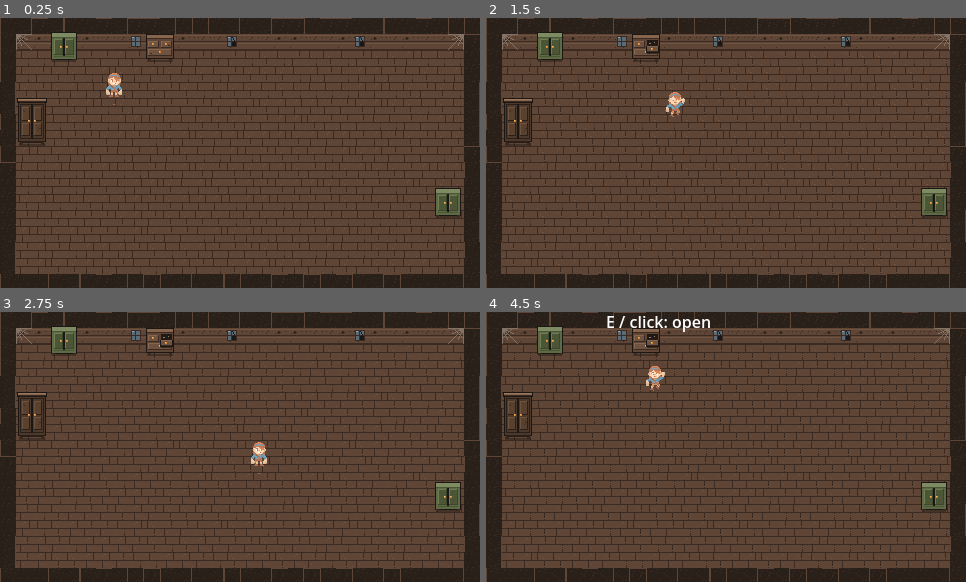
Above: before the commit, frames 1-4 (two rows, left to right).
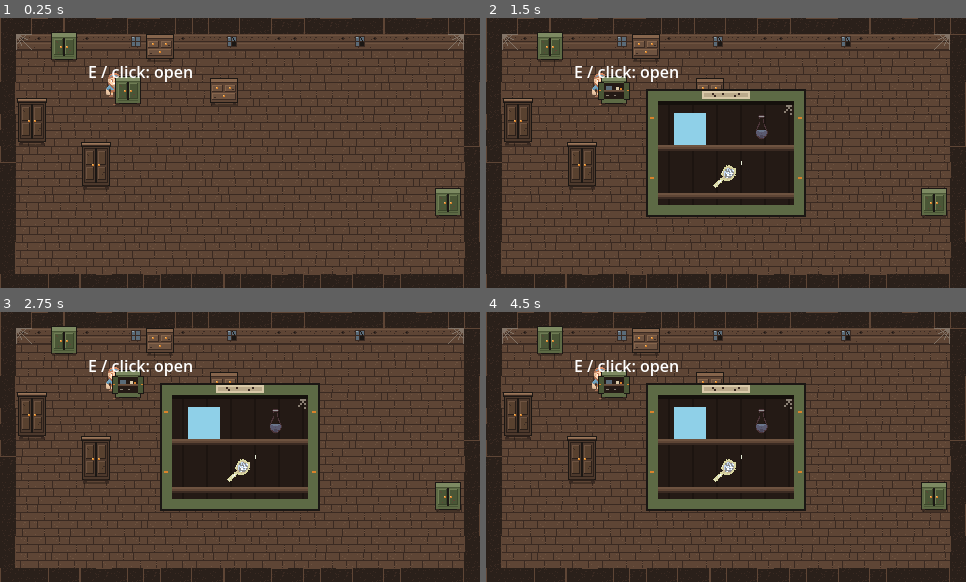
Above: after the commit, the same moments.

Repository: daize16/five-to-survive
Game: Godot game, scene res://main.tscn
The game is run twice, just before and just after one commit, with the same random seed, the same clock (stepped at 60 frames per second) and the same inputs.
Inputs (mouse positions are in pixels of both pictures, inside the frame that each line leads up to):
- Up to frame 1 (0.25 s): no input
- Up to frame 2 (1.5 s): tap Enter at 0.5 s; move the mouse to (831, 139) at 0.52 s; hold Right (walk_right) 0.53-1.28 s; hold E (interact) 0.53-1.28 s; click (831, 139) at 0.67 s; move the mouse to (630, 166) at 1.27 s; hold Down (walk_down) from 1.28 s (still down); tap E (interact) at 1.35 s
- Up to frame 3 (2.75 s): move the mouse to (288, 387) at 2.02 s; release Down (walk_down) at 2.03 s; hold Right (walk_right) from 2.03 s (still down); hold E (interact) from 2.03 s (still down)
- Up to frame 4 (4.5 s): move the mouse to (702, 501) at 2.77 s; release Right (walk_right) at 2.78 s; release E (interact) at 2.78 s; hold Up (walk_up) 2.78-3.53 s; tap E (interact) at 2.85, 4.35 s; click (702, 501) at 2.92 s; move the mouse to (870, 487) at 3.52 s; hold E (interact) 3.53-4.28 s; hold Left (walk_left) from 3.53 s (still down); move the mouse to (582, 406) at 4.27 s

The runs differ from the first frame. In frame 1, 1.6% of the frame differs, in the area x 16-50%, y 17-64%; in frame 2, 15%; in frame 3, 15%; in frame 4, 16%, in the area x 16-67%, y 1-74%.
Error before the commit: Cannot call method 'add_child' on a null value. (res://scripts/main.gd:22)

Commit message:
Ingredient import fixed

Diff:
--- a/new-game-project/scripts/ingredients_db.gd
+++ b/new-game-project/scripts/ingredients_db.gd
@@ -2,16 +2,16 @@
 
 # id -> display name + placeholder colour
 const DATA := {
-	"frog_legs":        {"name": "Frog's legs",       "color": Color("7d8a4e")},
-	"spider_silk":      {"name": "Spider silk",       "color": Color("d8d2c4")},
-	"bat_wings":        {"name": "Bat wings",         "color": Color("4a3b52")},
-	"beeswax":          {"name": "Beeswax",           "color": Color("d9a42b")},
-	"eye_of_newt":      {"name": "Eye of newt",       "color": Color("c4b45a")},
-	"widows_tears":     {"name": "Tears of a widow",  "color": Color("5a8fb0")},
-	"shattered_mirror": {"name": "Shattered mirror",  "color": Color("a9b4bc")},
-	"crushed_beetles":  {"name": "Crushed beetles",   "color": Color("3a2a22")},
-	"raven_feather":    {"name": "Raven feather",     "color": Color("1b1714")},
-	"frozen_flame":     {"name": "Frozen flame",      "color": Color("8fd0e8")},
+	#"frog_legs":        {"name": "Frog's legs",       "color": Color("7d8a4e")},
+	#"spider_silk":      {"name": "Spider silk",       "color": Color("d8d2c4")},
+	#"bat_wings":        {"name": "Bat wings",         "color": Color("4a3b52")},
+	#"beeswax":          {"name": "Beeswax",           "color": Color("d9a42b")},
+	#"eye_of_newt":      {"name": "Eye of newt",       "color": Color("c4b45a")},
+	"widows_tears":     {"name": "Tears of a Widow",  "color": Color("5a8fb0")},
+	"shattered_mirror": {"name": "Shattered Mirror",  "color": Color("a9b4bc")},
+	"crushed_beetles":  {"name": "Crushed Beetles",   "color": Color("3a2a22")},
+	"raven_feather":    {"name": "Raven Feather",     "color": Color("1b1714")},
+	"frozen_flame":     {"name": "Frozen Flame",      "color": Color("8fd0e8")},
 }
 
 var _cache := {}
@@ -26,11 +26,11 @@
 	if _cache.has(id):
 		return _cache[id]
 	var tex: Texture2D
-	var path := "res://assets/art/ingredients/ing_%s.png" % id
+	var path := "res://assets/ingredients/%s.png" % id
 	if ResourceLoader.exists(path):
 		tex = load(path)
 	else:
-		var img := Image.create(16, 16, false, Image.FORMAT_RGBA8)
+		var img := Image.create(32, 32, false, Image.FORMAT_RGBA8)
 		img.fill(DATA[id]["color"])
 		tex = ImageTexture.create_from_image(img)
 	_cache[id] = tex
--- a/new-game-project/scripts/main.gd
+++ b/new-game-project/scripts/main.gd
@@ -11,7 +11,7 @@
 ]
 
 @onready var popup = $CupboardPopup
-@onready var cupboards_root: Node2D = $Cupboards
+@onready var cupboards_root: Node2D = $Cupboard
 
 func _ready() -> void:
 	for entry in LAYOUT:
Not shown, changed: new-game-project/assets/ingredients/belladonna_berries.png.import
Not shown, changed: new-game-project/assets/ingredients/crushed_beetles.png.import
Not shown, changed: new-game-project/assets/ingredients/ghost_orchid.png.import
Not shown, changed: new-game-project/assets/ingredients/glow_worm.png.import
Not shown, changed: new-game-project/assets/ingredients/grave_moss.png.import
Not shown, changed: new-game-project/assets/ingredients/mushrooms.png.import
Not shown, changed: new-game-project/assets/ingredients/raven_feather.png.import
Not shown, changed: new-game-project/assets/ingredients/shattered_mirror.png.import
Renamed: new-game-project/assets/ingredients/tears_of_a_widow.png -> new-game-project/assets/ingredients/widows_tears.png
Not shown, changed: new-game-project/assets/ingredients/widows_tears.png.import
